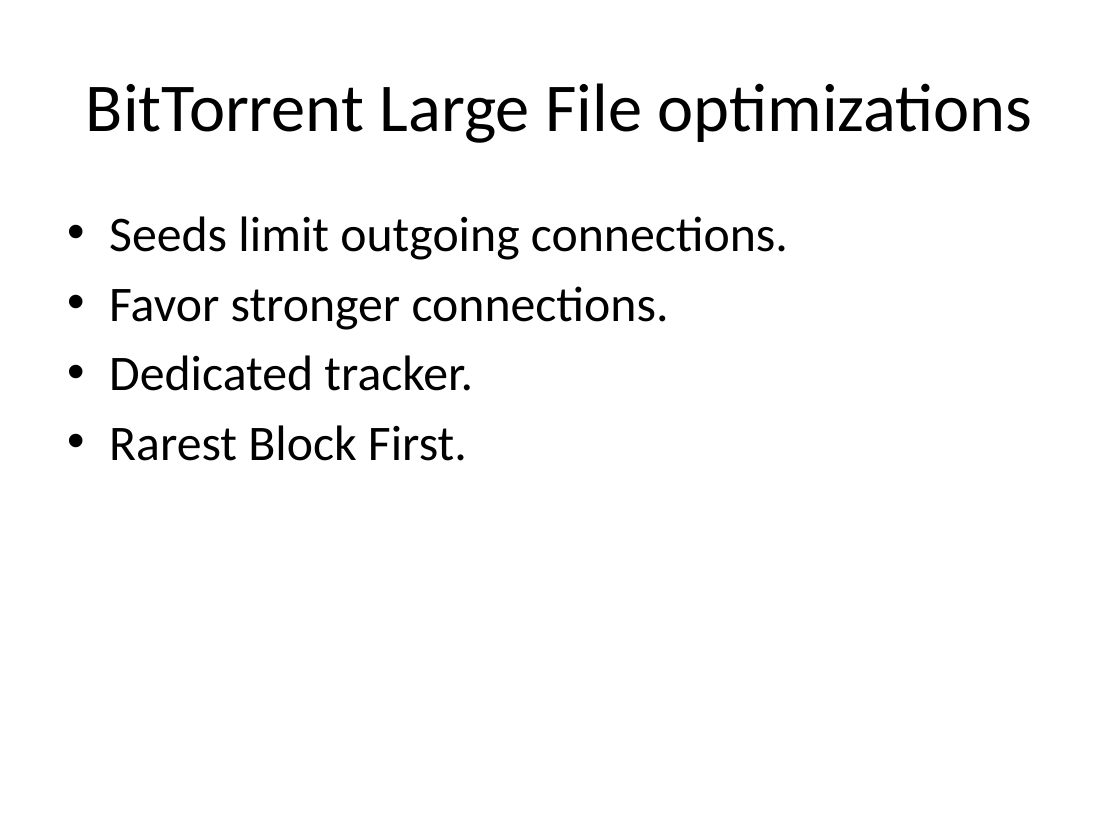
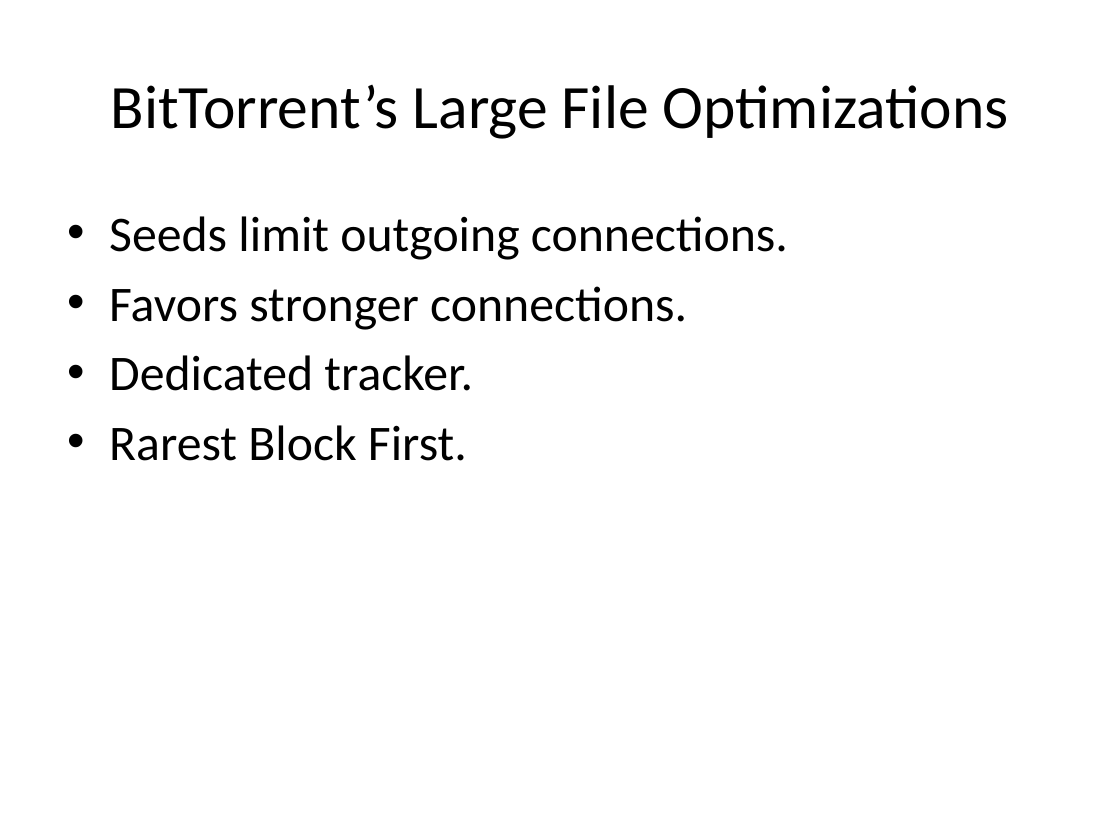
Before and after one commit to rdp/p2pwebclient, a slide deck: slide 33 of thesis_presentation/How to Make the Internet Faster.pptx. Drawn at 1120x840 pixels with LibreOffice and Linux fonts; fonts in the diff are those of the drawing. Boxes give left, top, right and bottom in pixels: in the first picture for what was removed or moved away, otherwise in the second. Text is boxed around its words. In the diff, an @@ line names an element or a change of style, - is before the commit and + after.

```diff
--- a/thesis_presentation/How to Make the Internet Faster.pptx
+++ b/thesis_presentation/How to Make the Internet Faster.pptx
@@ title at bbox=[111, 85, 1009, 139]: text changed; size 44 to 39.6 pt @@
-BitTorrent Large File optimizations
+BitTorrent’s Large File Optimizations
@@ text at bbox=[109, 286, 687, 330]: text changed @@
-• Favor stronger connections.
+• Favors stronger connections.
```
Also in this commit, not shown: 17 other slides changed, 1 other file.
